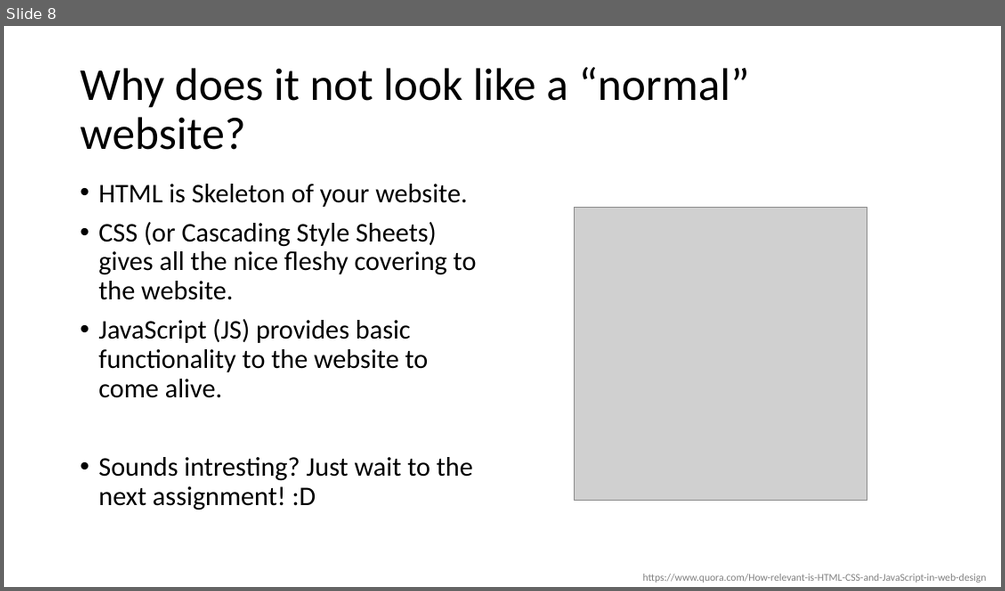
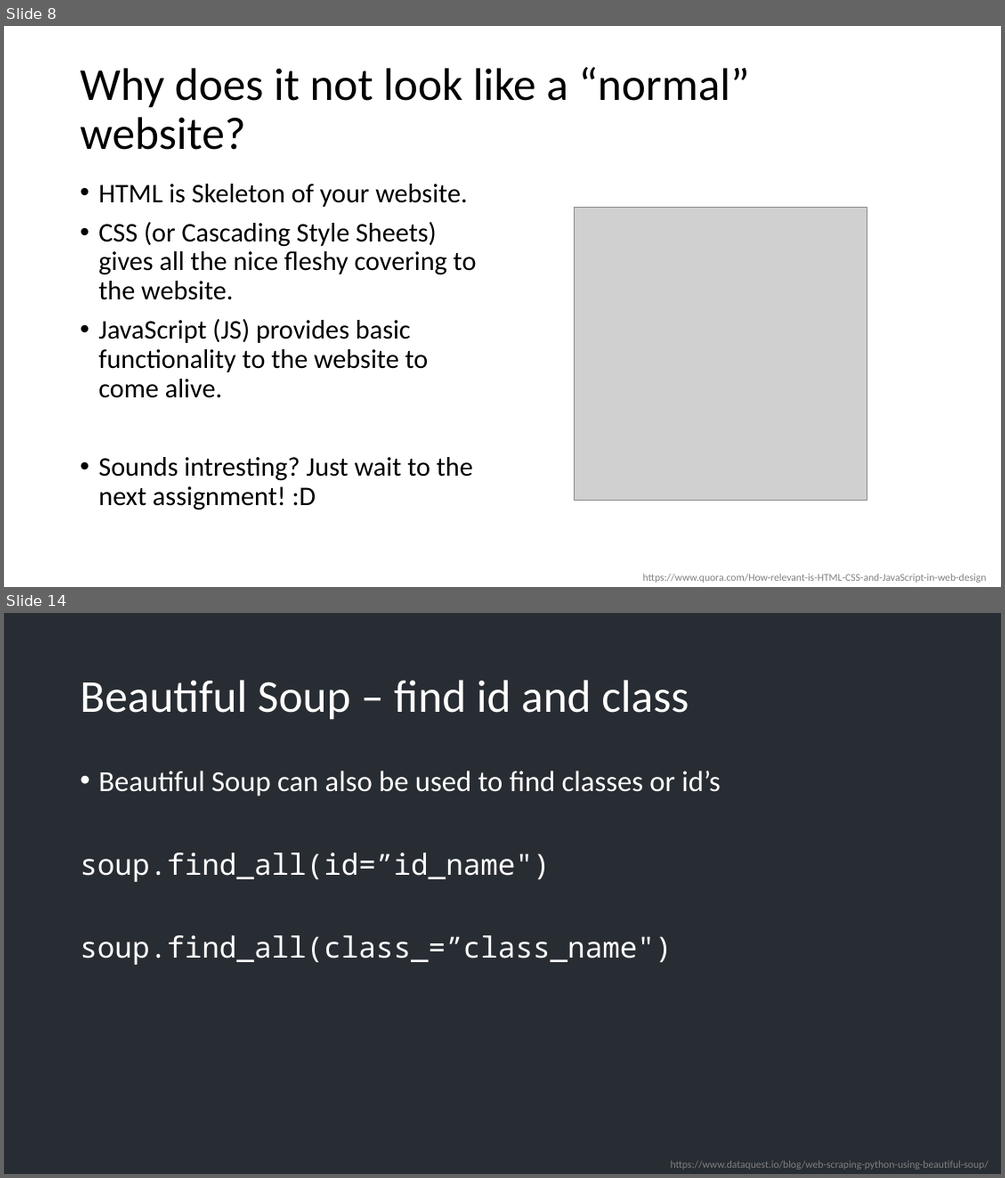
Before and after one commit to fmwestby/IN3110_Group_Sessions, a slide deck: 06_webScrapping/beautifulSoup.pptx. Shown one above the other, each under a label of ours: slide 8 before the commit, slides 8 and 14 after it; the slides between them are not shown. The pictures are 1005x591 and 1005x1178 pixels, drawn with LibreOffice and Linux fonts; fonts in the diff are those of the drawing; grey boxes stand for pictures. Boxes give left, top, right and bottom in pixels: in the first picture for what was removed or moved away, otherwise in the second. Text is boxed around its words. In the diff, an @@ line names an element or a change of style, - is before the commit and + after.

```diff
--- a/06_webScrapping/beautifulSoup.pptx
+++ b/06_webScrapping/beautifulSoup.pptx
@@ slide 14 added at bbox=[4, 613, 1001, 1174], background #282C33 @@
@@ title added at bbox=[80, 680, 688, 720], 44 pt, text #FFFFFF @@
+Beautiful Soup – find id and class
@@ text added at bbox=[80, 771, 720, 965], 28 pt, text #FFFFFF @@
+• Beautiful Soup can also be used to find classes or id’s
+soup.find_all(id=”id_name")
+soup.find_all(class_=”class_name")
@@ text added at bbox=[671, 1160, 988, 1169], 10 pt, text #808080 @@
+https://www.dataquest.io/blog/web-scraping-python-using-beautiful-soup/
```
Also in this commit, not shown: 6 slides changed, 5 other slides added, 3 other files.
